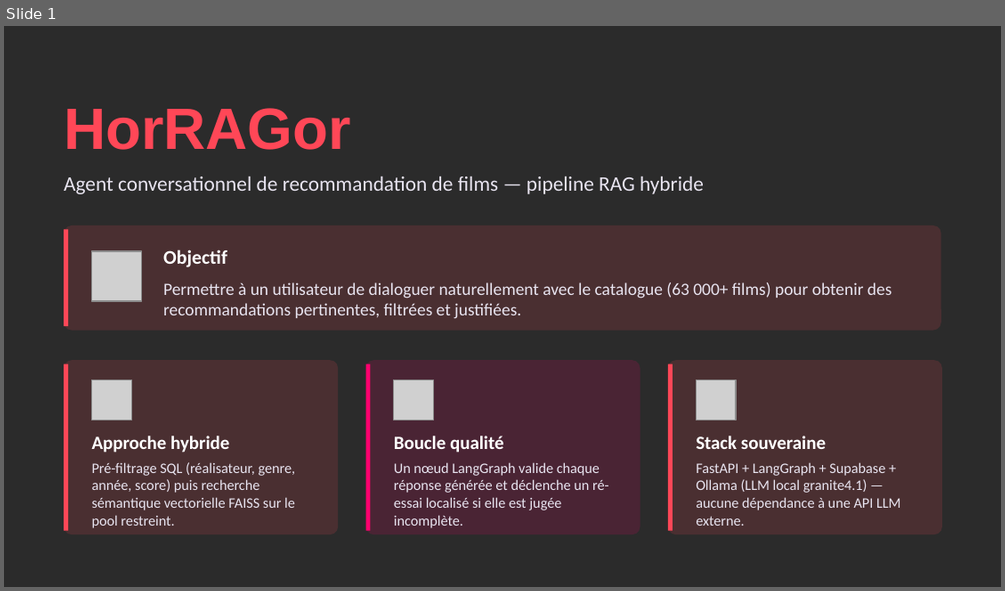
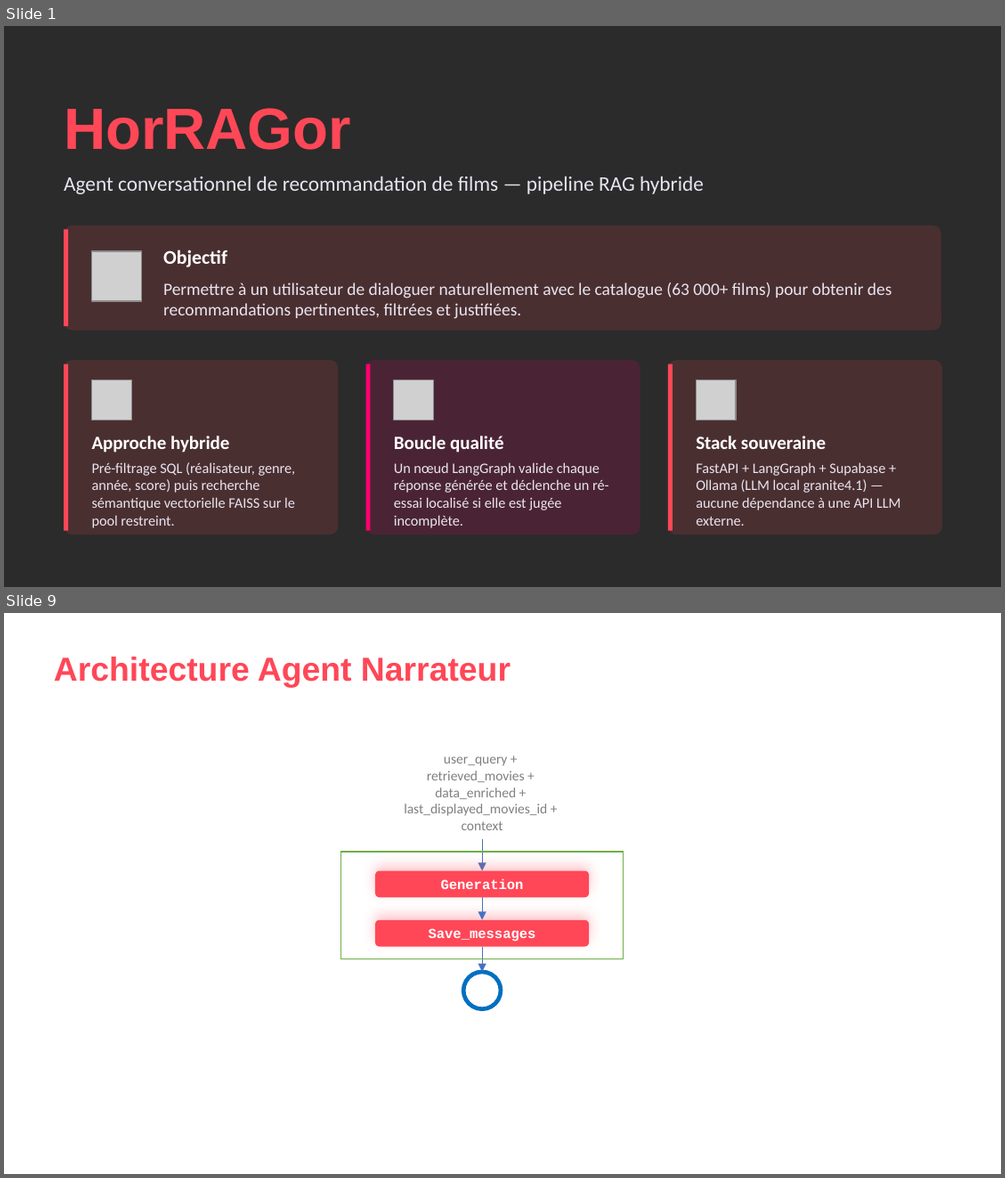
Before and after one commit to Lionel-JOURDHIER/HorRAGor_2, a slide deck: HorRAGor_presentation.pptx. Shown one above the other, each under a label of ours: slide 1 before the commit, slides 1 and 9 after it; the slides between them are not shown. The pictures are 1005x591 and 1005x1178 pixels, drawn with LibreOffice and Linux fonts; fonts in the diff are those of the drawing; grey boxes stand for pictures; background and template pictures are left out; a plain dark background stands for a picture behind light text. Boxes give left, top, right and bottom in pixels: in the first picture for what was removed or moved away, otherwise in the second. Text is boxed around its words. In the diff, an @@ line names an element or a change of style, - is before the commit and + after.

```diff
--- a/HorRAGor_presentation.pptx
+++ b/HorRAGor_presentation.pptx
@@ slide 9 added at <box>4,613,1001,1174</box>, background picture (left out) @@
@@ text added at <box>54,657,510,688</box>, 24 pt, text #FF4757, bold @@
+Architecture Agent Narrateur
@@ text added at <box>404,756,547,830</box>, 10 pt, text #808080 @@
+user_query +
+retrieved_movies +
+data_enriched + last_displayed_movies_id +
+context
@@ rectangle added at <box>341,852,623,959</box>, outline #70AD47 1 pt @@
@@ arrow added from (483, 839) to (483, 871), #4472C4 0.5 pt @@
@@ rounded rectangle added at <box>375,871,588,898</box>, fill #FF4757, 10 pt, text #FFFFFF, bold @@
+Generation
@@ arrow added from (483, 897) to (483, 920), #4472C4 0.5 pt @@
@@ rounded rectangle added at <box>375,920,588,947</box>, fill #FF4757, 10 pt, text #FFFFFF, bold @@
+Save_messages
@@ arrow added from (483, 946) to (483, 972), #4472C4 0.5 pt @@
@@ text added at <box>281,970,466,997</box>, 10 pt, text #FFFFFF, bold @@
+Vers Message
@@ ellipse added at <box>463,972,501,1009</box>, outline #0070C0 3 pt @@
```
Also in this commit, not shown: 1 slide changed, 6 other slides added, 1 other file.
